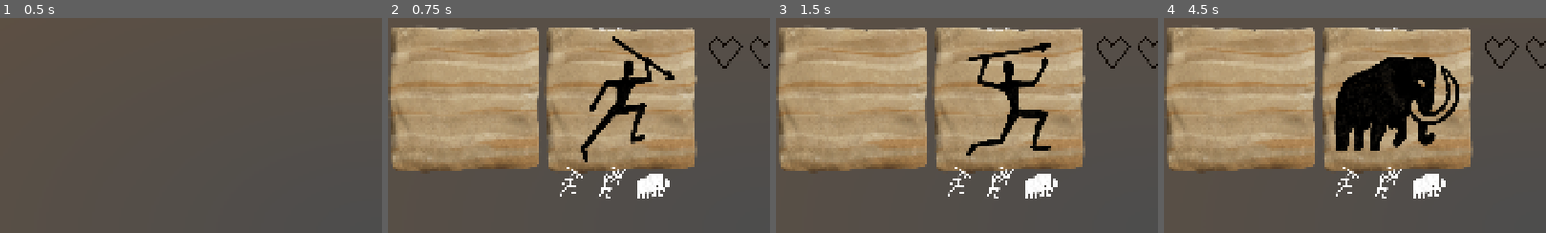
Above: before the commit, frames 1-4 (left to right).
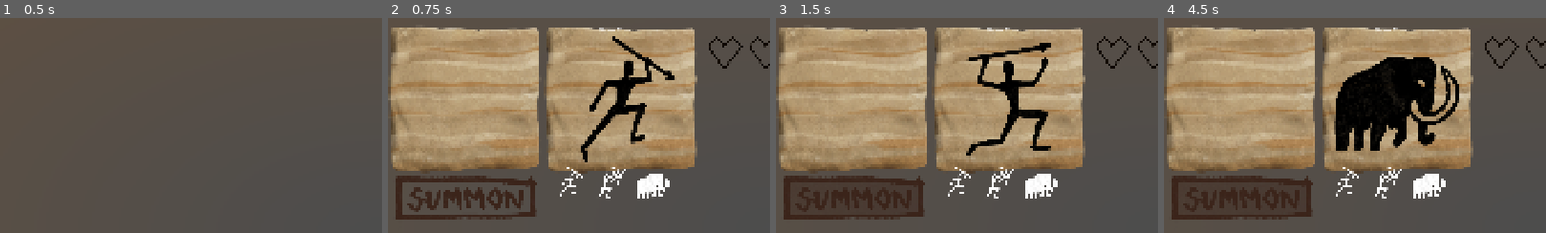
Above: after the commit, the same moments.

Repository: RNSF/ldjam-60
Game: Godot game, scene res://scenes/start_scene.tscn
Same seed, same stepped clock (60 frames per second), same inputs: the game is played once before the commit and once after it. The engine's default icon, where the game draws it, is replaced by a stand-in: a white triangle on a blue panel in a dark square.
Inputs (mouse positions are % of the whole screen's width and height, from its top left; square brackets give the same spot before the commit, where the layout moved):
- Up to frame 1 (0.5 s): no input
- Up to frame 2 (0.75 s): click (50, 65) at 0.5 s
- Up to frame 3 (1.5 s): click (11, 43) [10, 40] at 1.25 s
- Up to frame 4 (4.5 s): click (24, 38) at 2 s; click (29, 38) at 2.75 s; click (35, 39) at 3.5 s; click (11, 43) [10, 40] at 4.25 s
The pictures show only the part of the screen within x 0-50%, y 0-50%; the shares and areas given below are measured in that part.

Frame 1 is identical in both runs. In frame 2, 3.6% of the frame differs, in the area x 2-39%, y 73-94%; in frame 3, 3.8%; in frame 4, 3.8%.

Commit message:
asdasdasdasd

Diff:
--- a/scenes/drawing_canvas.tscn
+++ b/scenes/drawing_canvas.tscn
@@ -48,10 +48,10 @@
 
 [node name="FinishButton" parent="." unique_id=2147250083 node_paths=PackedStringArray("draw_canvas", "reference_canvas", "similarity_manager") instance=ExtResource("2_o4iku")]
 layout_mode = 0
-offset_left = 73.0
-offset_top = 402.0
-offset_right = 307.0
-offset_bottom = 475.0
+offset_left = 0.0
+offset_top = 287.0
+offset_right = 400.0
+offset_bottom = 687.0
 scale = Vector2(1.0203149, 0.8497116)
 draw_canvas = NodePath("../AspectRatioContainer/TextureRect/DrawImageRect")
 reference_canvas = NodePath("../AspectRatioContainer2/TextureRect/ReferenceCanvas")
--- a/scenes/finish_button.tscn
+++ b/scenes/finish_button.tscn
@@ -1,8 +1,11 @@
 [gd_scene format=3 uid="uid://bhmdn0kuffurn"]
 
 [ext_resource type="Script" uid="uid://ctenjkr5pc72u" path="res://scenes/finish_button.gd" id="1_7ybwd"]
+[ext_resource type="Texture2D" uid="uid://dfp8pbpiwaunx" path="res://sprites/summonbutton1.png" id="1_ltqbd"]
 [ext_resource type="AudioStream" uid="uid://tkghhh3trnha" path="res://audio/sounds/ok_1.wav" id="2_a0pv7"]
+[ext_resource type="Texture2D" uid="uid://5t65pjfliwmp" path="res://sprites/summonbutton3.png" id="2_hfbsd"]
 [ext_resource type="AudioStream" uid="uid://nbkjga1px1pl" path="res://audio/sounds/fail.wav" id="2_qimk2"]
+[ext_resource type="Texture2D" uid="uid://dy5ge8wpqsldu" path="res://sprites/summonbutton2.png" id="3_0mk68"]
 [ext_resource type="AudioStream" uid="uid://cc0yd0gr5j0o2" path="res://audio/sounds/ok_2.wav" id="3_qimk2"]
 [ext_resource type="AudioStream" uid="uid://036cfvxuxm4e" path="res://audio/sounds/ok_3.wav" id="4_txv8k"]
 [ext_resource type="AudioStream" uid="uid://cj30gshoim2e0" path="res://audio/sounds/good_1.wav" id="5_gcu2w"]
@@ -49,6 +52,9 @@
 offset_top = -35.0
 offset_right = 128.0
 offset_bottom = 38.0
+texture_normal = ExtResource("1_ltqbd")
+texture_pressed = ExtResource("2_hfbsd")
+texture_hover = ExtResource("3_0mk68")
 script = ExtResource("1_7ybwd")
 
 [node name="Fail" type="AudioStreamPlayer" parent="." unique_id=922619147]
Binary file added: sprites/summonbutton1.png
Not shown, added: sprites/summonbutton1.png.import
Binary file added: sprites/summonbutton2.png
Not shown, added: sprites/summonbutton2.png.import
Binary file added: sprites/summonbutton3.png
Not shown, added: sprites/summonbutton3.png.import
